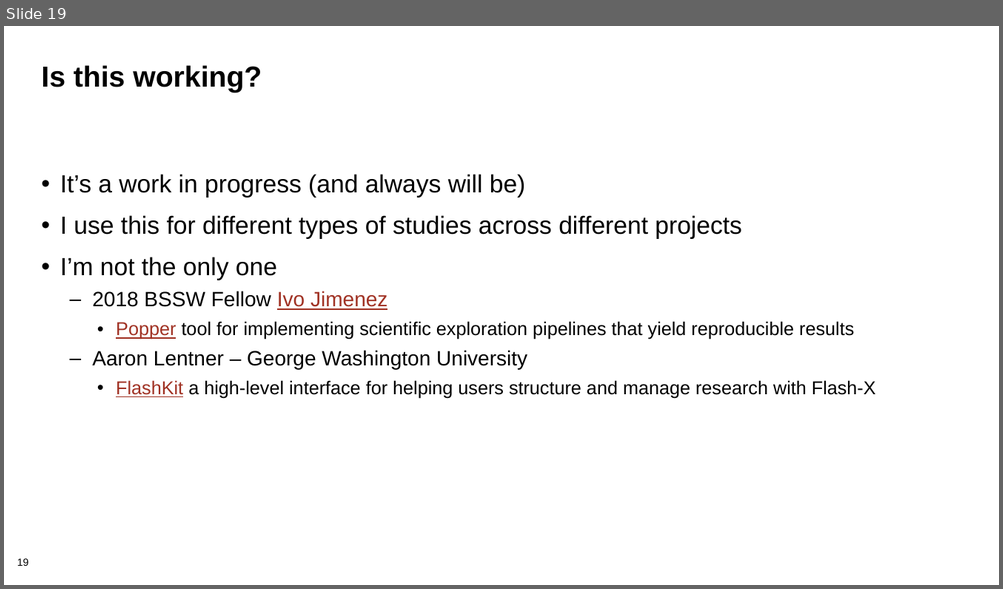
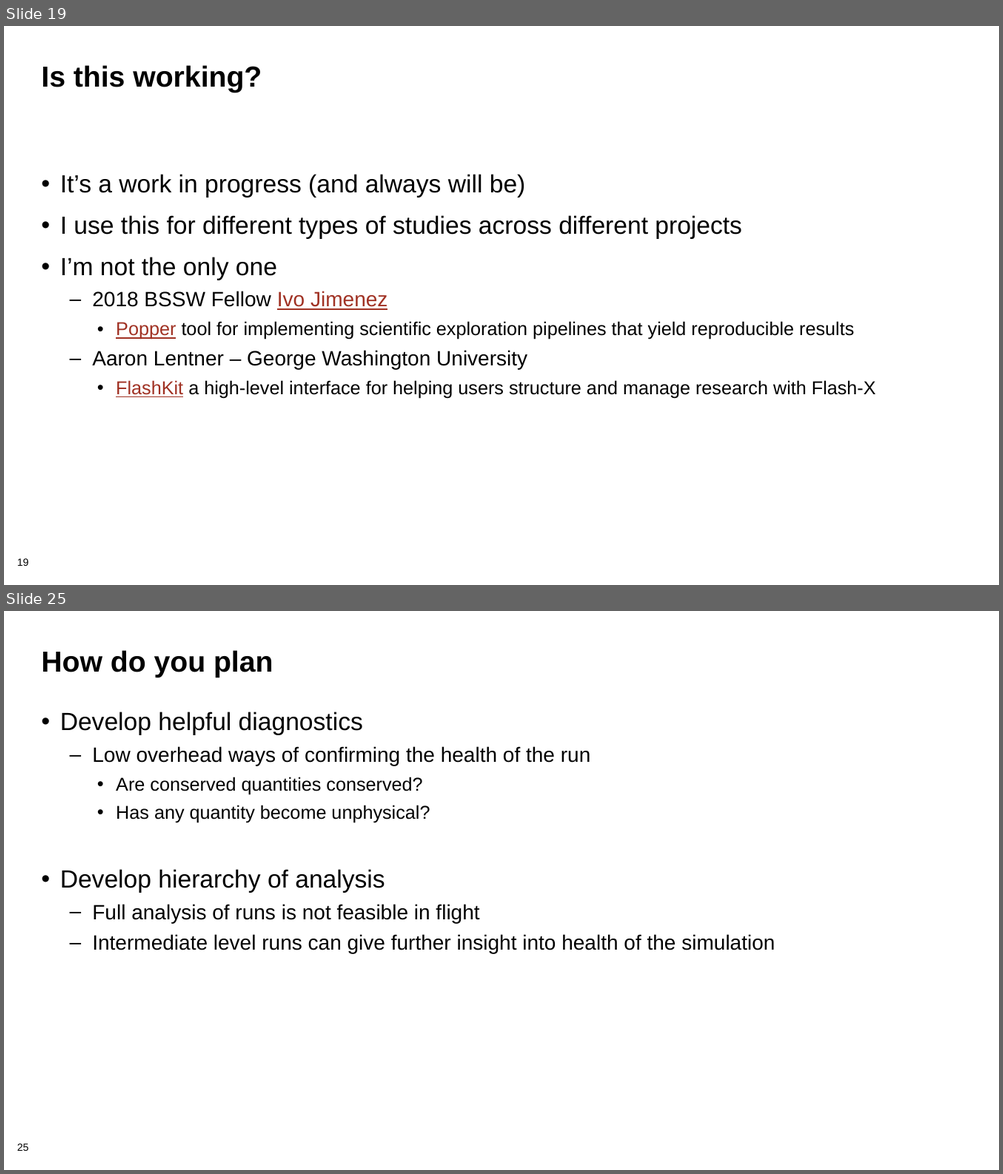
Before and after one commit to bssw-tutorial/presentations, a slide deck: computational-expts.pptx. Shown one above the other, each under a label of ours: slide 19 before the commit, slides 19 and 25 after it; the slides between them are not shown. The pictures are 1003x589 and 1003x1174 pixels, drawn with LibreOffice and Linux fonts; fonts in the diff are those of the drawing; background and template pictures are left out. Boxes give left, top, right and bottom in pixels: in the first picture for what was removed or moved away, otherwise in the second. Text is boxed around its words. In the diff, an @@ line names an element or a change of style, - is before the commit and + after.

```diff
--- a/computational-expts.pptx
+++ b/computational-expts.pptx
@@ slide 25 added at [4, 611, 999, 1170], background #FFFFFF; not listed: 1 template element that a slide beside it also shows @@
@@ title added at [41, 650, 273, 678], 28 pt, text #000000, bold @@
+How do you plan
@@ text added at [60, 712, 774, 954], 20 pt, text #000000 @@
+• Develop helpful diagnostics
+  – Low overhead ways of confirming the health of the run
+    • Are conserved quantities conserved?
+    • Has any quantity become unphysical?
+• Develop hierarchy of analysis
+  – Full analysis of runs is not feasible in flight
+  – Intermediate level runs can give further insight into health of the simulation
```
Also in this commit, not shown: 2 slides changed, 11 other slides added, 1 slide removed.
